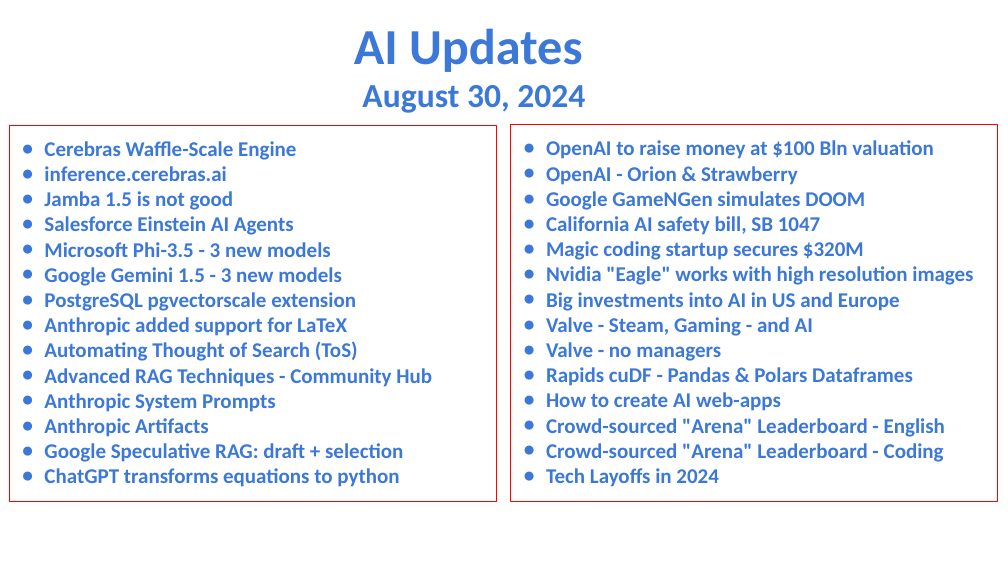
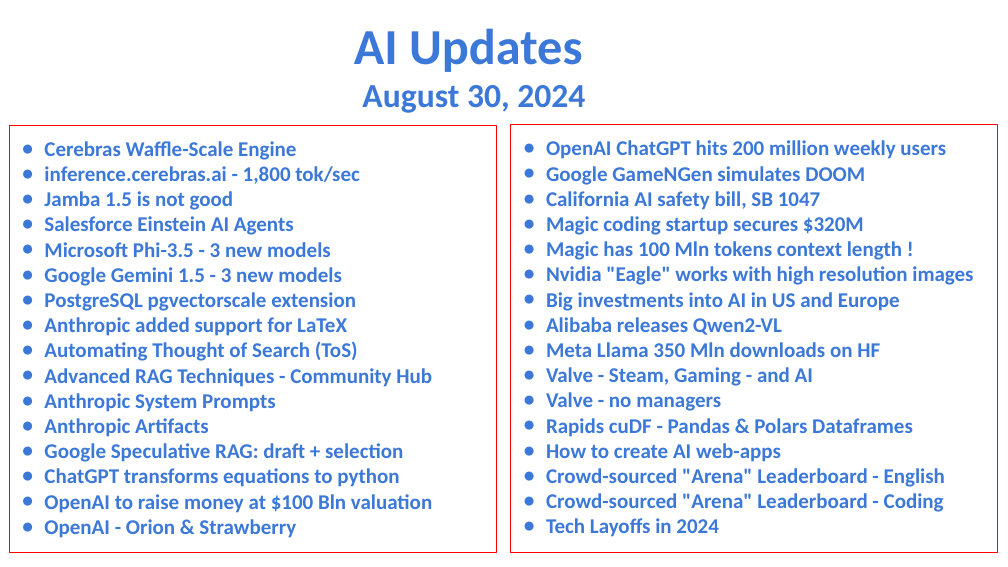
Before and after one commit to lselector/seminar, a slide deck: slide 1 of 2024/2024-08-30-AI-Updates.pptx. Drawn at 1008x567 pixels with LibreOffice and Linux fonts; fonts in the diff are those of the drawing. Boxes give left, top, right and bottom in pixels: in the first picture for what was removed or moved away, otherwise in the second. Text is boxed around its words. In the diff, an @@ line names an element or a change of style, - is before the commit and + after.

```diff
--- a/2024/2024-08-30-AI-Updates.pptx
+++ b/2024/2024-08-30-AI-Updates.pptx
@@ rectangle "Cerebras Waffle-Scale Engine" resized from (x1=9, y1=125, x2=496, y2=502) to (x1=9, y1=125, x2=496, y2=552) @@
@@ rectangle "OpenAI ChatGPT hits 200 million ..." resized from (x1=511, y1=125, x2=998, y2=502) to (x1=511, y1=125, x2=998, y2=552) @@
@@ text in rectangle at (x1=546, y1=140, x2=946, y2=159): text changed @@
-● OpenAI to raise money at $100 Bln valuation
-● OpenAI - Orion & Strawberry
+● OpenAI ChatGPT hits 200 million weekly users
@@ text in rectangle at (x1=44, y1=166, x2=360, y2=184): text changed @@
-● inference.cerebras.ai
+● inference.cerebras.ai - 1,800 tok/sec
@@ text in rectangle at (x1=546, y1=241, x2=902, y2=260): paragraph added @@
+● Magic has 100 Mln tokens context length !
@@ text in rectangle at (x1=546, y1=317, x2=880, y2=357): paragraphs added @@
+● Alibaba releases Qwen2-VL
+● Meta Llama 350 Mln downloads on HF
@@ text in rectangle at (x1=44, y1=494, x2=432, y2=538): paragraphs added @@
+● OpenAI to raise money at $100 Bln valuation
+● OpenAI - Orion & Strawberry
```
Also in this commit, not shown: 3 other slides changed.
